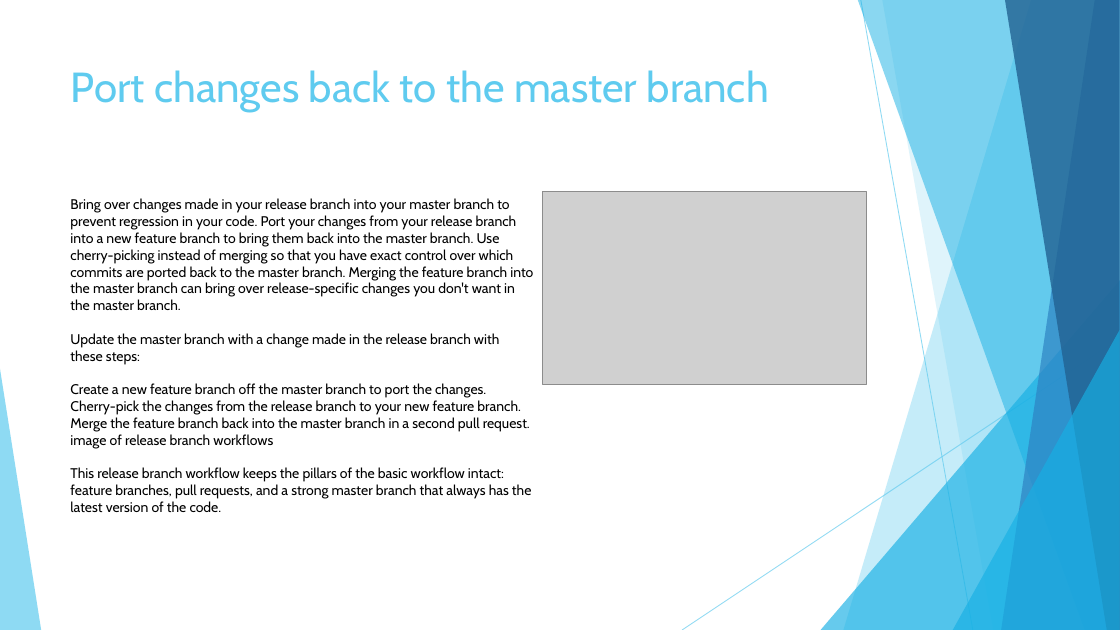
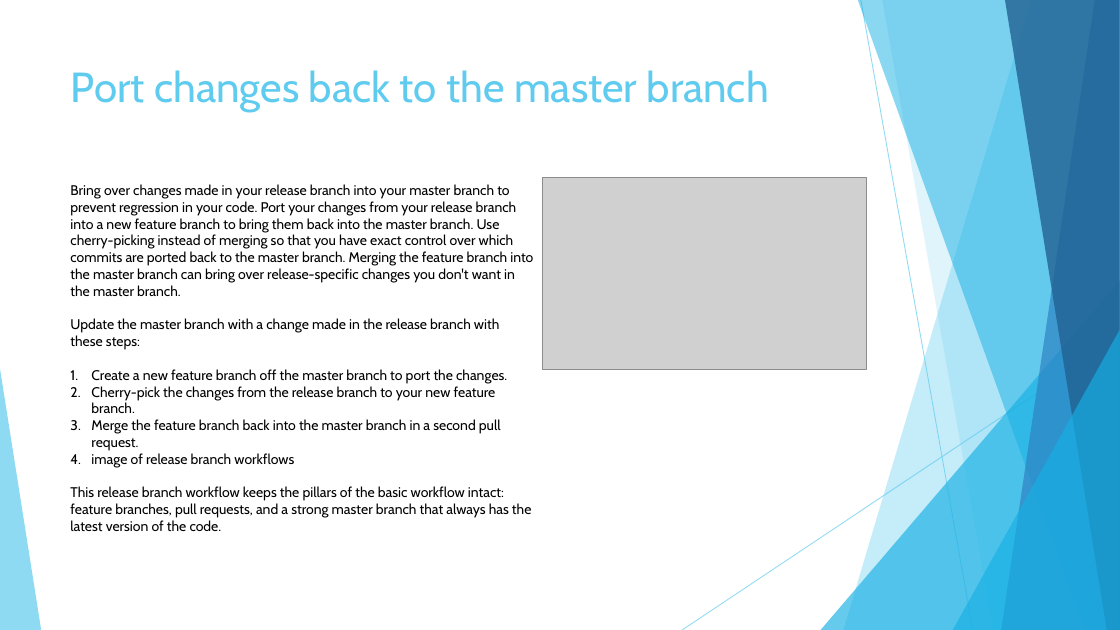
Before and after one commit to KarolinaUr/ProjSystBI, a slide deck: slide 23 of P02_GIT/ProjP1_02_GIT.pptx (slide 12 before the commit). Drawn at 1120x630 pixels with LibreOffice and Linux fonts; fonts in the diff are those of the drawing; grey boxes stand for pictures. Boxes give left, top, right and bottom in pixels: in the first picture for what was removed or moved away, otherwise in the second. Text is boxed around its words. In the diff, an @@ line names an element or a change of style, - is before the commit and + after.

```diff
--- a/P02_GIT/ProjP1_02_GIT.pptx
+++ b/P02_GIT/ProjP1_02_GIT.pptx
@@ text "Bring over changes made in ..." moved from (x1=70, y1=198, x2=533, y2=512) to (x1=70, y1=184, x2=533, y2=531) @@
@@ picture moved from (x1=543, y1=192, x2=866, y2=384) to (x1=543, y1=177, x2=866, y2=370) @@
@@ text at (x1=91, y1=369, x2=507, y2=468): bullet none to 1. @@
```
Also in this commit, not shown: 7 other slides changed, 15 slides added, 5 slides removed.
